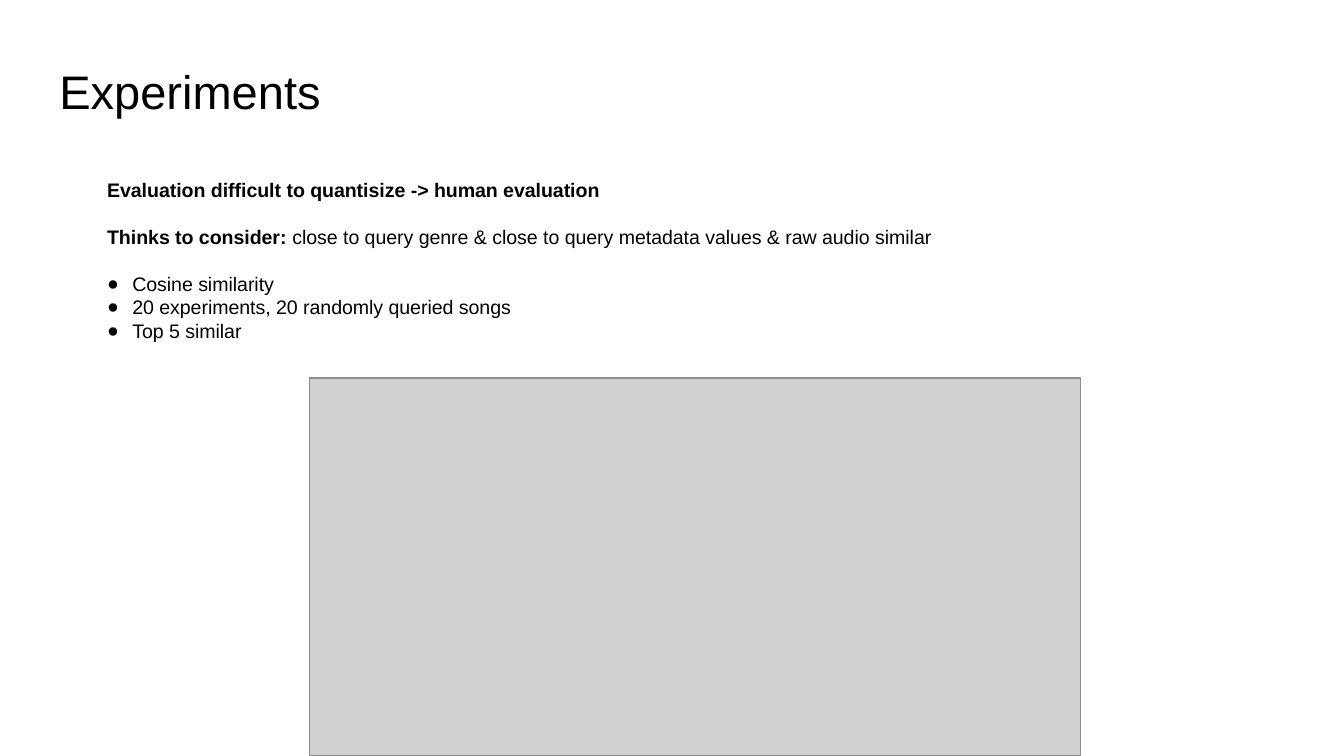
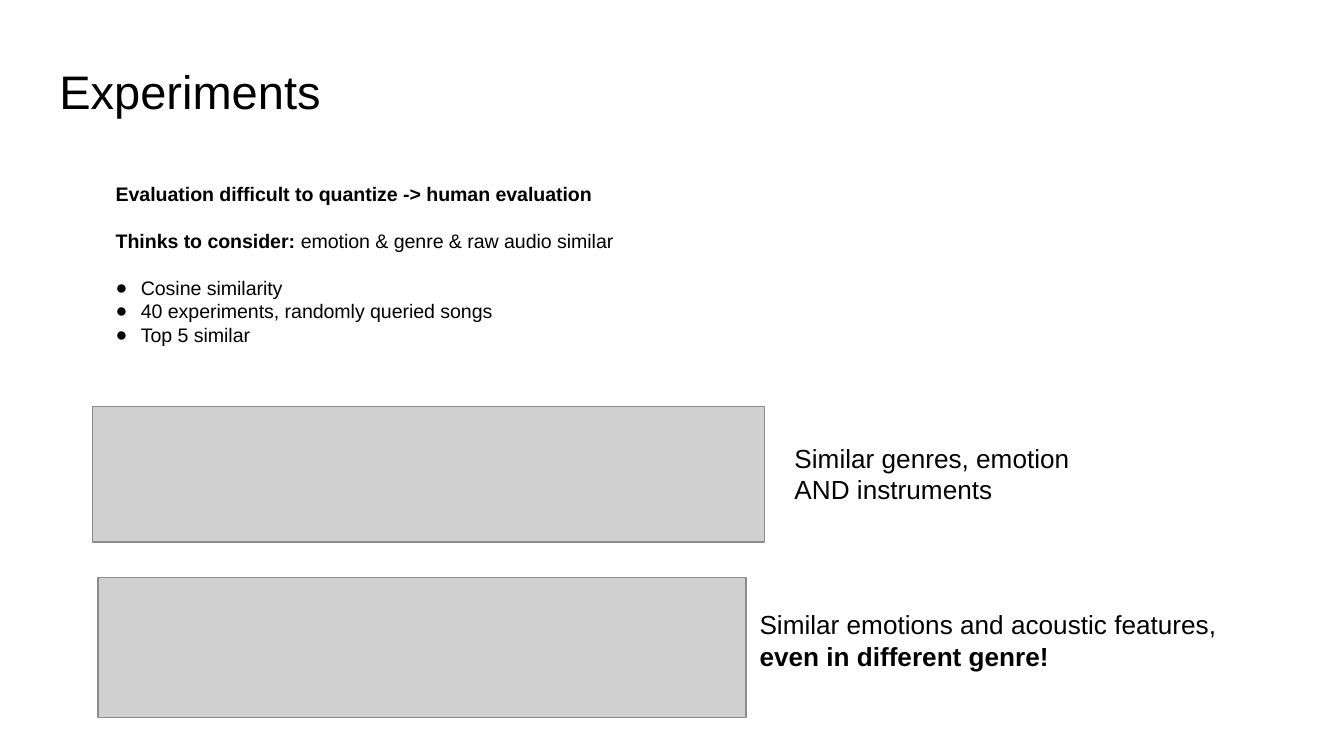
Before and after one commit to johnsaveus/Multimodal, a slide deck: slide 11 of SongSimilarityRetrieval.pptx (slide 10 before the commit). Drawn at 1344x756 pixels with LibreOffice and Linux fonts; fonts in the diff are those of the drawing; grey boxes stand for pictures. Boxes give left, top, right and bottom in pixels: in the first picture for what was removed or moved away, otherwise in the second. Text is boxed around its words. In the diff, an @@ line names an element or a change of style, - is before the commit and + after.

```diff
--- a/SongSimilarityRetrieval.pptx
+++ b/SongSimilarityRetrieval.pptx
@@ text "Evaluation difficult to quantize -> ...": place and size @@
-text "Evaluation difficult to quantize -> ..." at bbox=[107, 182, 931, 342]
+text "Evaluation difficult to quantize -> ..." at bbox=[116, 186, 613, 346]
@@ text at bbox=[116, 186, 613, 252]: text changed @@
-Evaluation difficult to quantisize -> human evaluation
-Thinks to consider: close to query genre & close to query metadata values & raw audio similar
+Evaluation difficult to quantize -> human evaluation
+Thinks to consider: emotion & genre & raw audio similar
@@ text at bbox=[141, 303, 492, 322]: text changed @@
-● 20 experiments, 20 randomly queried songs
+● 40 experiments, randomly queried songs
@@ picture removed at bbox=[309, 378, 1079, 755] @@
@@ picture added at bbox=[93, 406, 765, 542] @@
@@ text added at bbox=[794, 449, 1069, 500], 14 pt, text #000000 @@
+Similar genres, emotion
+AND instruments
@@ picture added at bbox=[98, 578, 746, 718] @@
@@ text added at bbox=[760, 615, 1216, 672], 14 pt, text #000000 @@
+Similar emotions and acoustic features,
+even in different genre!
```
Also in this commit, not shown: 2 other slides changed, 1 slide added.
